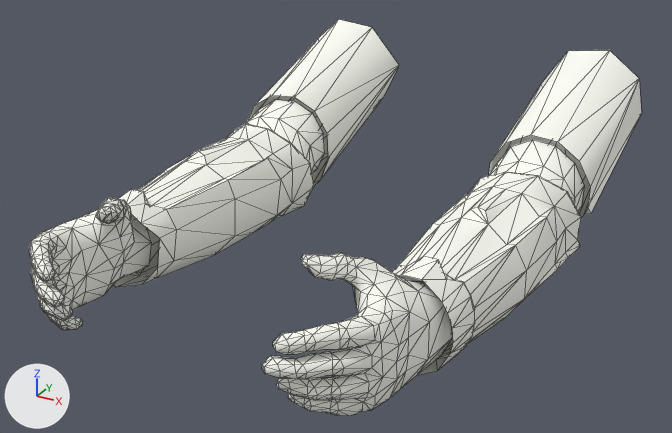
The Blender file modelsrc/Hl2Hands.blend: old version first, new version second.
Rendered twice from a 50 mm camera at (19.9, -59.0, 74.6) aimed at (-0.4, -22.0, 56.1). The lights are fixed; the arrows at lower left show +X, +Y and +Z. Mesh edges are drawn as thin lines.

Objects in the first picture: 'v_RArm'.
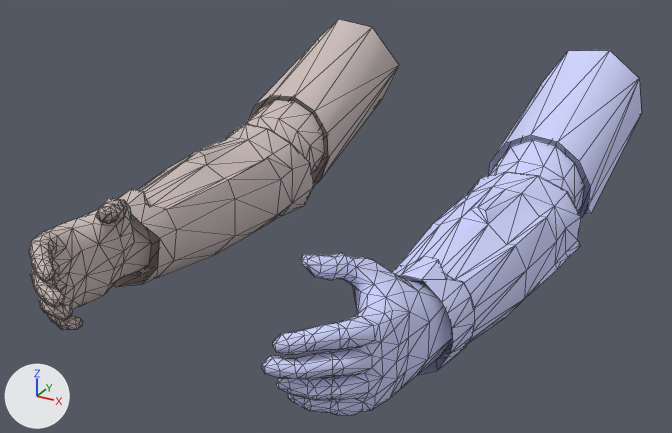
The edits, one by one:
Material 'v_hand_sheet.001' (mat_v_hand_sheet_001) changes colour from white #fdfff6 to light grey #ccbebb; in linear values from (0.984, 0.997, 0.92) to (0.603, 0.516, 0.499).
Material 'v_hand_sheet' (mat_v_hand_sheet) changes colour from white #fdfff6 to blue #cfd4fd; in linear values from (0.984, 0.997, 0.92) to (0.624, 0.661, 0.984).
me_v_rarm has 1044 vertices, 1976 faces and spans x -10.6..10.6, y -36.6..-5.3, z 53.0..62.3.
me_v_rarm is used by ob_v_rarm; location (0.0, 0.0, 0.0); rotation (-3.142, 0.0, 0.0), in degrees (-180, 0, 0); scale (-1.0, -1.0, -1.0).
me_v_rarm part 1: the loose piece of 149 vertices spanning x -10.5..-4.6, y -30.1..-14.4, z 53.0..59.2 is mirrored in x about the mesh origin.
me_v_rarm part 2: the loose piece of 348 vertices spanning x -8.7..-4.4, y -36.6..-28.9, z 54.5..60.0 is mirrored in x about the mesh origin.
me_v_rarm part 3: the loose piece of 25 vertices spanning x -10.6..-4.6, y -15.4..-5.3, z 53.4..62.3 is mirrored in x about the mesh origin.
me_v_rarm part 4: 522 of 1044 vertices moved; they spanned x 4.4..10.6, y -36.6..-5.3, z 53.0..62.3 and now span x -10.6..-4.4, y -36.6..-5.3, z 53.0..62.3; mean shift (-13.5, 0.0, 0.0); largest move (10.6, -5.9, 58.7) -> (-10.6, -5.9, 58.7).
Object 'v_RArm' (ob_v_rarm) turns from (-180, 0, 0) to (0, 0, 0) degrees about x, y and z.
Object 'v_RArm' (ob_v_rarm) is rescaled from (-1.0, -1.0, -1.0) to (1.0, 1.0, 1.0).

Boxes (x1, y1, x2, y2) around the edits, measured in the pictures (672 x 433 px; the box of a moved part takes in the faces that stretch with it):
'v_RArm', recoloured, reshaped, turned, rescaled
    both: (29, 19, 642, 416)
part 1 of me_v_rarm, moved or reshaped
    both: (392, 140, 584, 375)
part 2 of me_v_rarm, moved or reshaped
    both: (262, 253, 452, 416)
part 3 of me_v_rarm, moved or reshaped
    both: (489, 50, 642, 218)
part 4 of me_v_rarm, moved or reshaped
    both: (29, 19, 399, 330)
